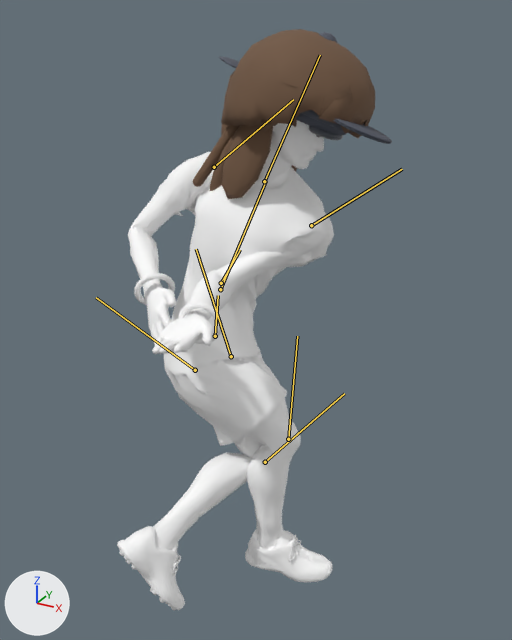
The glTF model art/blender/golfer-motion-r6.glb: old version first, new version second.
Both versions are drawn from a camera (50 mm lens) standing at (1.067, -1.685, 1.747) and looking at (0.186, -0.082, 0.946). The lights are fixed; the arrows at lower left show +X, +Y and +Z. The first picture is the older version. Both versions are drawn at frame 17 of the action 'xstep_left'; the numbers are the values there. The bones that change, and the others that lie on the model, are drawn over the model as lines.

Objects in the first picture: 'accessory_wristbandL', 'accessory_wristbandR', 'body', 'glasses_sport', 'hair_afro', 'hair_braids', 'hair_long', 'hair_ponytail', 'hair_wavy', 'headwear_backcap', 'headwear_beanie', 'headwear_bucket', 'headwear_cap', 'headwear_visor'.
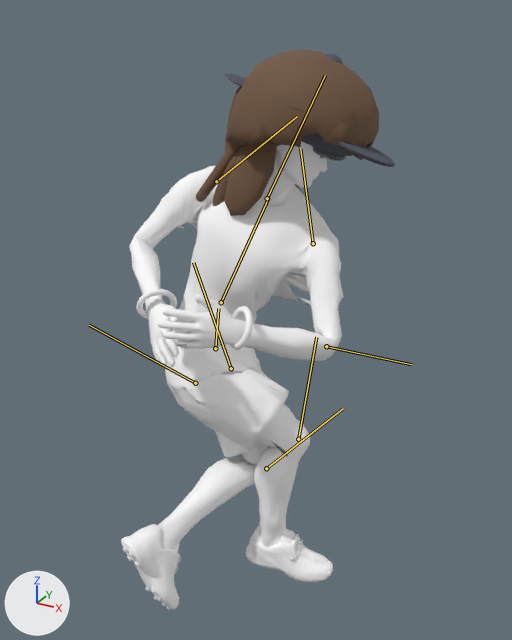
What the commit changed:
Bone 'root' (bone_root) moves from (0.0, -0.141, 0.0) to (0.0, -0.184, 0.0).
Bone 'hipL' (bone_hipl) turns from (40, 49, 28) to (45, 57, 31) degrees about its own x, y and z.
Bone 'knL' (bone_knl) turns from (-72, 0, 0) to (-81, 0, 0) degrees about its own x, y and z.
Bone 'hipR' (bone_hipr) turns from (50, 24, -13) to (59, 23, -14) degrees about its own x, y and z.
Bone 'knR' (bone_knr) turns from (-56, 0, 0) to (-68, 0, 0) degrees about its own x, y and z.
Bone 'spine' (bone_spine) turns from (-78, -69, 77) to (-77, -67, 75) degrees about its own x, y and z.
Bone 'shL' (bone_shl) turns from (34, 17, 38) to (26, -25, -58) degrees about its own x, y and z.
Bone 'elL' (bone_ell) turns from (69, -1, -3) to (99, 1, -4) degrees about its own x, y and z.

Location of each change, (x1, y1, x2, y2) in pixels of the pictures (512 x 640 px):
'body', posed: before (117, 120, 334, 611); after (121, 141, 344, 610)
'hair_afro', posed: before (221, 29, 375, 138); after (225, 49, 379, 160)
'hair_long', posed: before (210, 119, 297, 199); after (212, 140, 301, 216)
'hair_braids', posed: before (193, 125, 240, 187); after (196, 143, 243, 202)
'headwear_visor', posed: before (335, 119, 392, 142); after (339, 142, 395, 165)
'headwear_beanie', posed (mostly hidden): before (295, 32, 347, 135); after (300, 53, 348, 156)
'accessory_wristbandR', posed: before (134, 273, 175, 305); after (136, 289, 177, 320)
'glasses_sport', posed: before (309, 126, 343, 140); after (313, 147, 346, 161)
'headwear_bucket', posed (mostly hidden): before (302, 110, 353, 133); after (307, 133, 346, 152)
'headwear_backcap', posed (mostly hidden): before (219, 57, 240, 68); after (224, 73, 247, 87)
'headwear_cap', posed (mostly hidden): before (333, 120, 391, 144); after (338, 143, 394, 167)
'hair_ponytail', posed (mostly hidden): before (221, 71, 235, 136); after (225, 86, 241, 152)
bone 'root', root to tip: before (215, 336) to (218, 295); after (215, 348) to (218, 308)
bone 'hipL', root to tip: before (231, 356) to (196, 249); after (231, 368) to (193, 262)
bone 'knL', root to tip: before (265, 462) to (344, 393); after (266, 468) to (343, 408)
bone 'hipR', root to tip: before (195, 370) to (96, 297); after (195, 383) to (89, 325)
bone 'knR', root to tip: before (288, 439) to (297, 336); after (298, 439) to (316, 337)
bone 'spine', root to tip: before (220, 289) to (266, 181); after (221, 302) to (268, 198)
bone 'shL', root to tip: before (311, 225) to (402, 169); after (313, 243) to (300, 148)
bone 'elL', root to tip: before (221, 283) to (240, 250); after (326, 346) to (411, 364)
